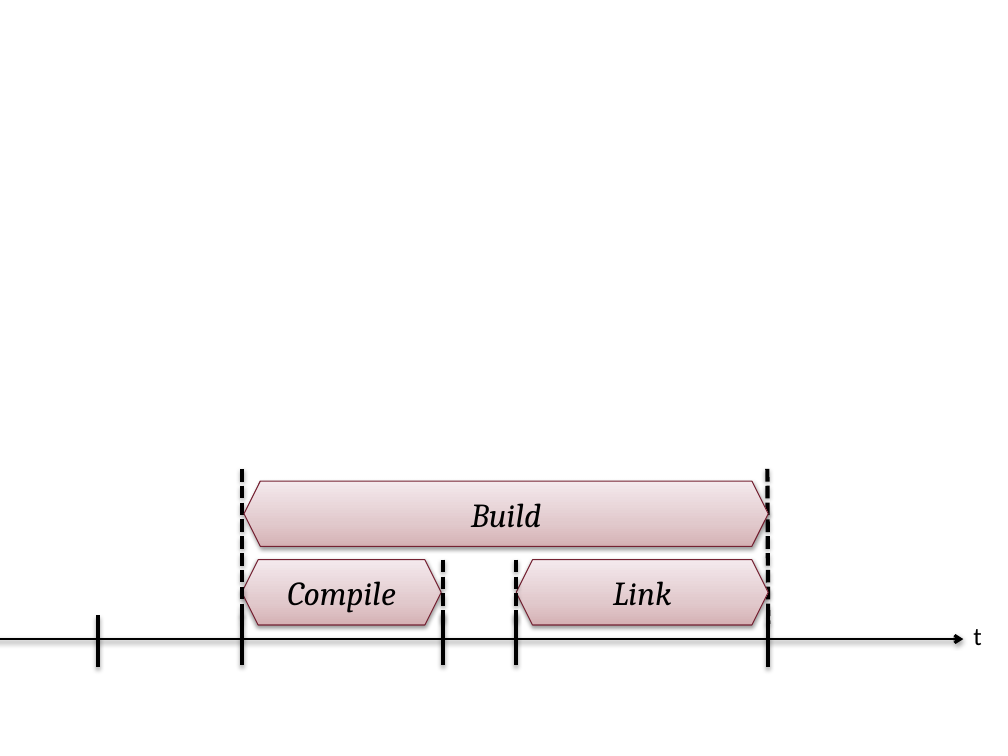
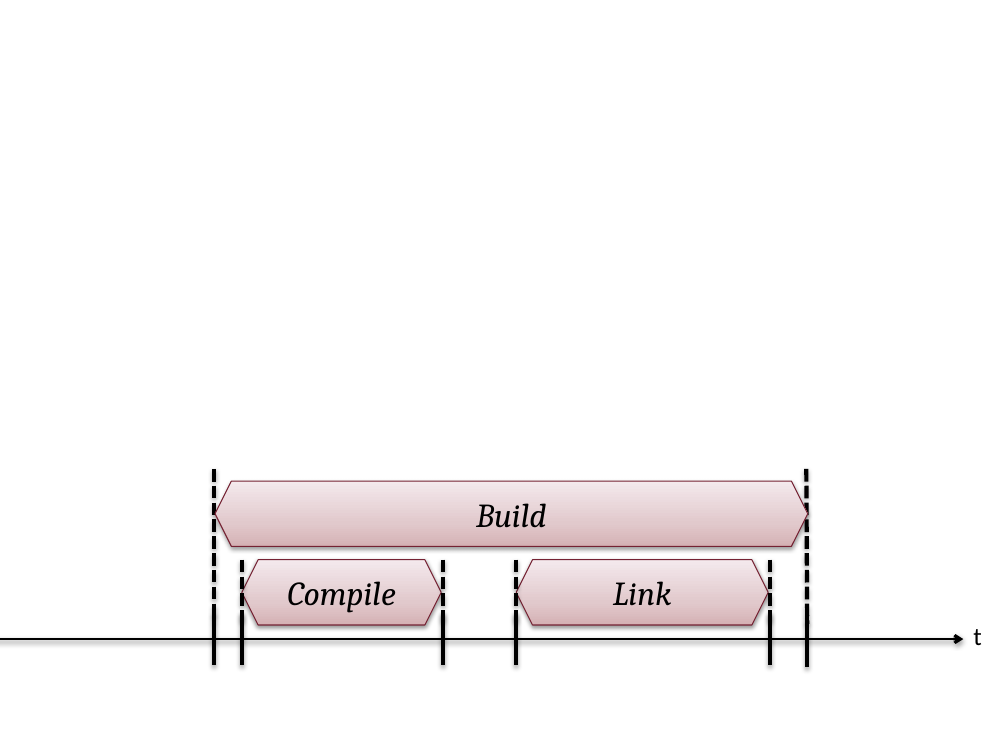
Before and after one commit to lezsakdomi/remo-jegyzet, a slide deck: slide 19 of folyamatmodellezes/figures/szintaxis.pptx (slide 18 before the commit). Drawn at 1008x756 pixels with LibreOffice and Linux fonts; fonts in the diff are those of the drawing. Boxes give left, top, right and bottom in pixels: in the first picture for what was removed or moved away, otherwise in the second. Text is boxed around its words. In the diff, an @@ line names an element or a change of style, - is before the commit and + after.

```diff
--- a/folyamatmodellezes/figures/szintaxis.pptx
+++ b/folyamatmodellezes/figures/szintaxis.pptx
@@ line moved from (242, 469) - (242, 622) to (214, 469) - (214, 622) @@
@@ line moved from (767, 469) - (768, 624) to (806, 469) - (807, 624) @@
@@ hexagon "Build": place and size @@
-hexagon "Build" at bbox=[244, 481, 768, 546]
+hexagon "Build" at bbox=[215, 481, 807, 546]
@@ line added from (242, 559) to (242, 622), #000000 3 pt dashed @@
@@ line added from (770, 559) to (770, 622), #000000 3 pt dashed @@
@@ line moved from (98, 615) - (98, 667) to (214, 613) - (214, 665) @@
@@ line added from (770, 613) to (770, 665), #000000 3 pt @@
@@ line moved from (768, 615) - (768, 667) to (807, 615) - (807, 667) @@
```
Also in this commit, not shown: 2 other slides changed, 1 slide added, 7 other files.
